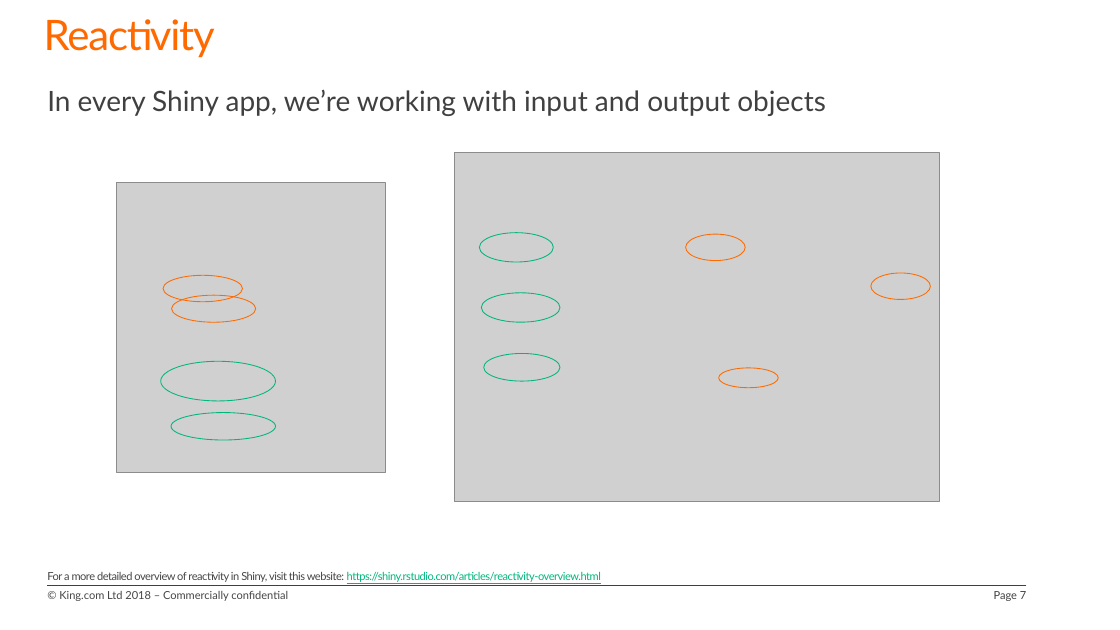
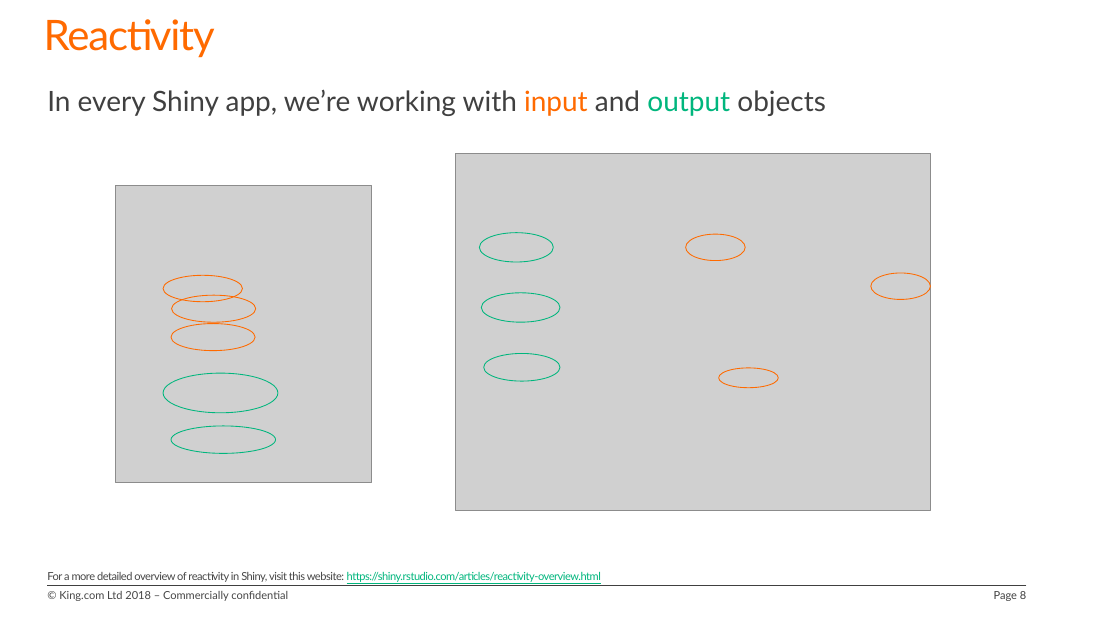
Before and after one commit to JessvdK/RLadies_ShinyWorkshop, a slide deck: slide 8 of Rshiny_WS_JK.pptx (slide 7 before the commit). Drawn at 1120x630 pixels with LibreOffice and Linux fonts; fonts in the diff are those of the drawing; grey boxes stand for pictures; background and template pictures are left out. Boxes give left, top, right and bottom in pixels: in the first picture for what was removed or moved away, otherwise in the second. Text is boxed around its words. In the diff, an @@ line names an element or a change of style, - is before the commit and + after.

```diff
--- a/Rshiny_WS_JK.pptx
+++ b/Rshiny_WS_JK.pptx
@@ text "In every Shiny app, we’re ..." at <box>47,89,826,116</box>: text colour #404040 to #FF6A00 in "input"; text colour #404040 to #00B67D in "output" @@
@@ picture: place and size @@
-picture at <box>455,153,940,502</box>
+picture at <box>455,154,930,511</box>
@@ picture: place and size @@
-picture at <box>117,183,385,472</box>
+picture at <box>115,185,372,482</box>
@@ ellipse added at <box>171,323,255,350</box>, outline #FF6A00 0.75 pt @@
@@ ellipse: place and size @@
-ellipse at <box>160,361,276,401</box>
+ellipse at <box>163,373,278,413</box>
@@ ellipse: place and size @@
-ellipse at <box>171,413,276,440</box>
+ellipse at <box>171,426,276,454</box>
@@ page number at <box>994,591,1026,601</box>: text changed @@
-Page 7
+Page 8
```
Also in this commit, not shown: 1 other slide changed, 8 slides added, 7 other files.
